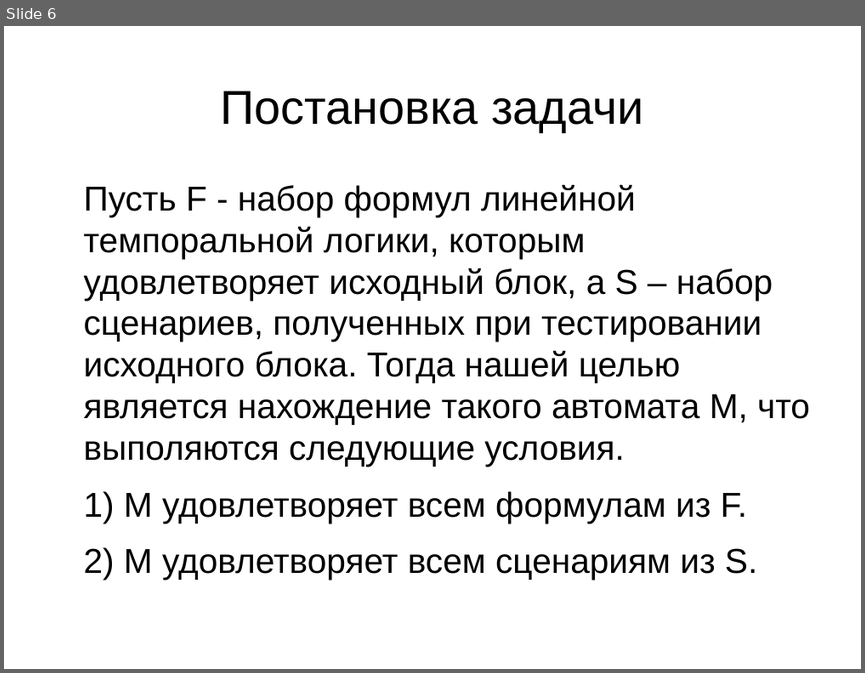
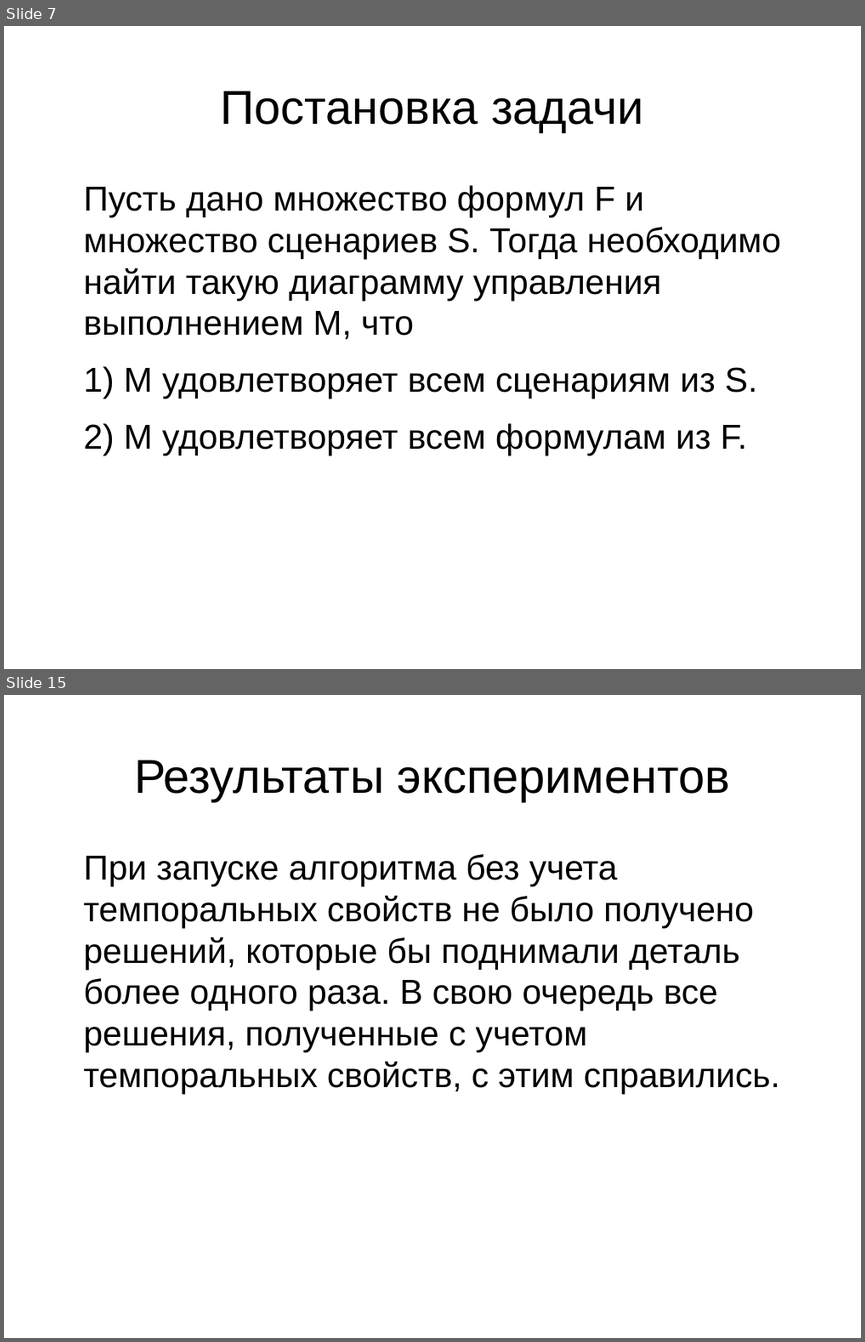
Before and after one commit to V1489Cygni/spec2fb, a slide deck: Presentation.odp. Shown one above the other, each under a label of ours: slide 6 before the commit, slides 7 and 15 after it; the slides between them are not shown. The pictures are 865x673 and 865x1342 pixels, drawn with LibreOffice and Linux fonts; fonts in the diff are those of the drawing. Boxes give left, top, right and bottom in pixels: in the first picture for what was removed or moved away, otherwise in the second. Text is boxed around its words. In the diff, an @@ line names an element or a change of style, - is before the commit and + after.

```diff
--- a/Presentation.odp
+++ b/Presentation.odp
@@ slide 15 added at (4, 695, 861, 1338), background #FFFFFF @@
@@ title added at (134, 760, 730, 801), 44 pt, text #000000 @@
+Результаты экспериментов
@@ text added at (84, 854, 780, 1094), 32 pt, text #000000 @@
+При запуске алгоритма без учета темпоральных свойств не было получено решений, которые бы поднимали деталь более одного раза. В свою очередь все решения, полученные с учетом темпоральных свойств, с этим справились.
@@ what was slide 6 is now slide 7 @@
@@ slide 7 changed as well @@
@@ text at (84, 185, 781, 455): text changed @@
-Пусть F - набор формул линейной темпоральной логики, которым удовлетворяет исходный блок, а S – набор сценариев, полученных при тестировании исходного блока. Тогда нашей целью является нахождение такого автомата M, что выполяются следующие условия.
-1) M удовлетворяет всем формулам из F.
-2) M удовлетворяет всем сценариям из S.
+Пусть дано множество формул F и множество сценариев S. Тогда необходимо найти такую диаграмму управления выполнением M, что
+1) M удовлетворяет всем сценариям из S.
+2) M удовлетворяет всем формулам из F.
```
Also in this commit, not shown: 7 other slides changed, 8 other slides added, 16 slides removed, 3 other files.
